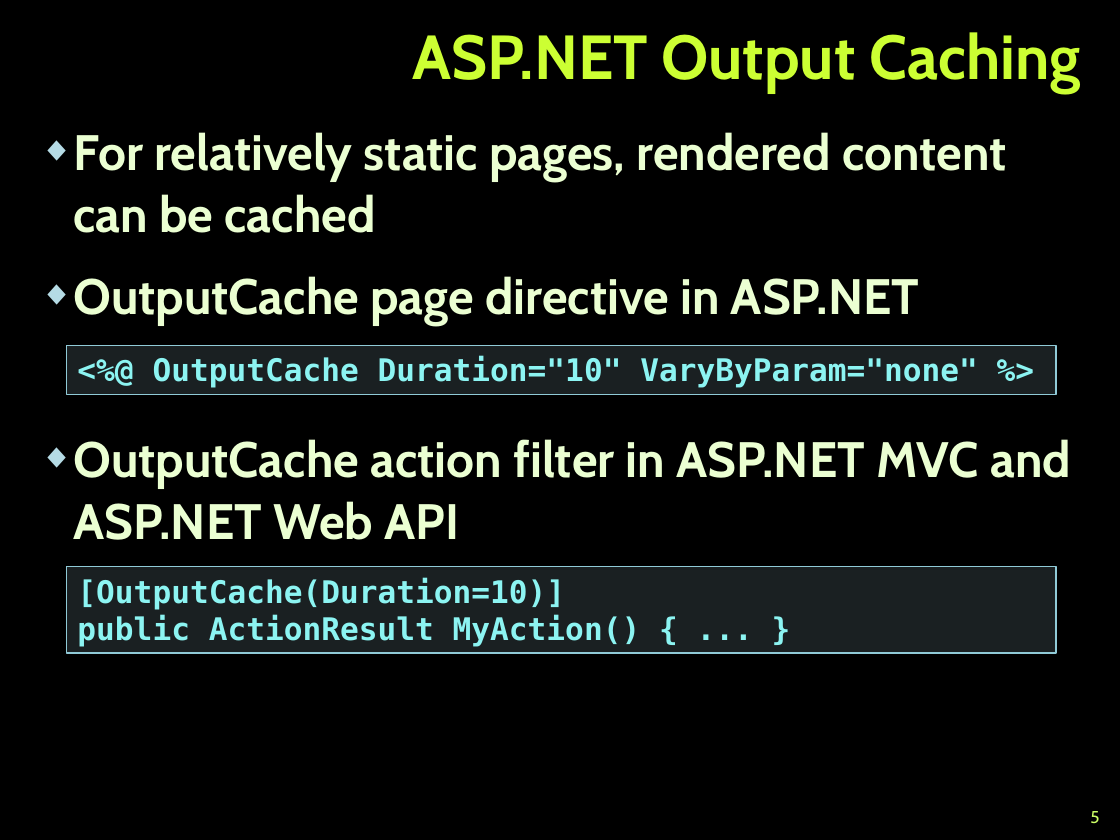
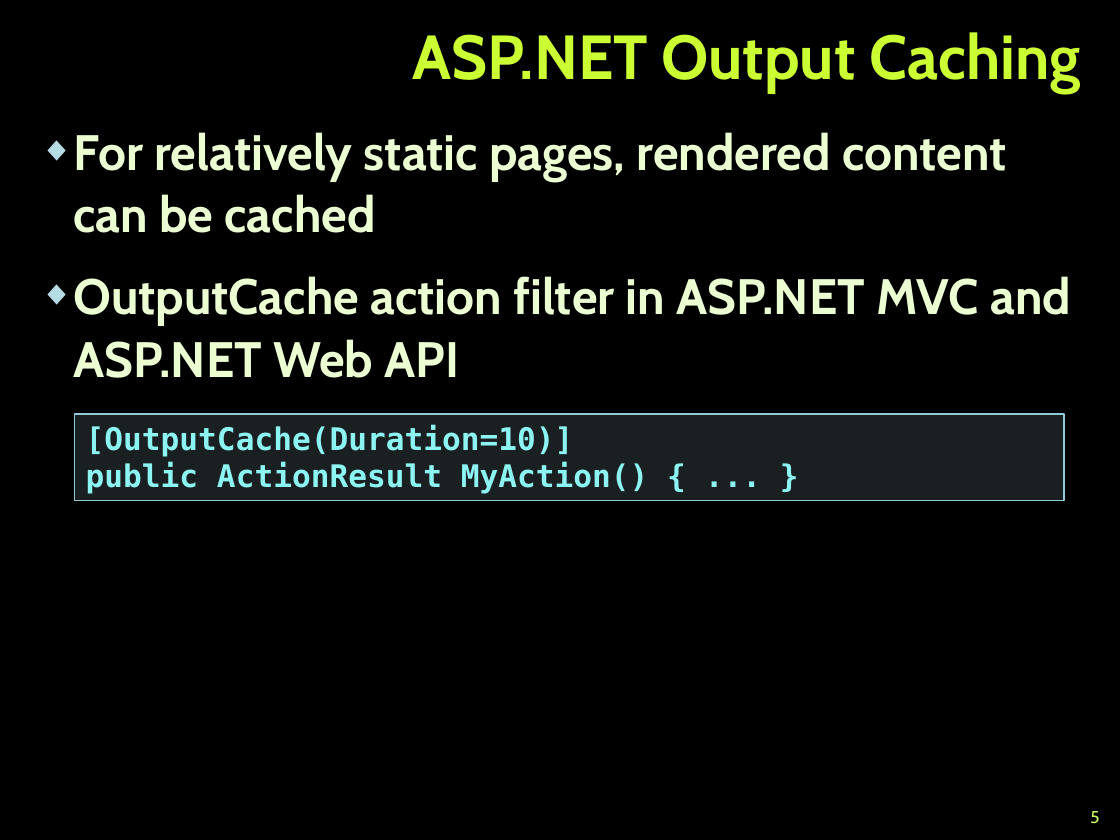
Before and after one commit to TelerikAcademy/ASP.NET-MVC, a slide deck: slide 5 of resources/06. ASP.NET-Caching-Data/ASP.NET Caching Data.pptx. Drawn at 1120x840 pixels with LibreOffice and Linux fonts; fonts in the diff are those of the drawing; background and template pictures are left out. Boxes give left, top, right and bottom in pixels: in the first picture for what was removed or moved away, otherwise in the second. Text is boxed around its words. In the diff, an @@ line names an element or a change of style, - is before the commit and + after.

```diff
--- a/resources/06. ASP.NET-Caching-Data/ASP.NET Caching Data.pptx
+++ b/resources/06. ASP.NET-Caching-Data/ASP.NET Caching Data.pptx
@@ text at bbox=[74, 276, 919, 324]: paragraph removed @@
-◆ OutputCache page directive in ASP.NET
@@ rectangle removed at bbox=[66, 345, 1055, 394] @@
-<%@ OutputCache Duration="10" VaryByParam="none" %>
@@ rectangle "[OutputCache(Duration=10)]": place and size @@
-rectangle "[OutputCache(Duration=10)]" at bbox=[66, 567, 1055, 653]
+rectangle "[OutputCache(Duration=10)]" at bbox=[75, 414, 1064, 501]
```
Also in this commit, not shown: 2 other slides changed, 3 slides removed, 1 other file.
